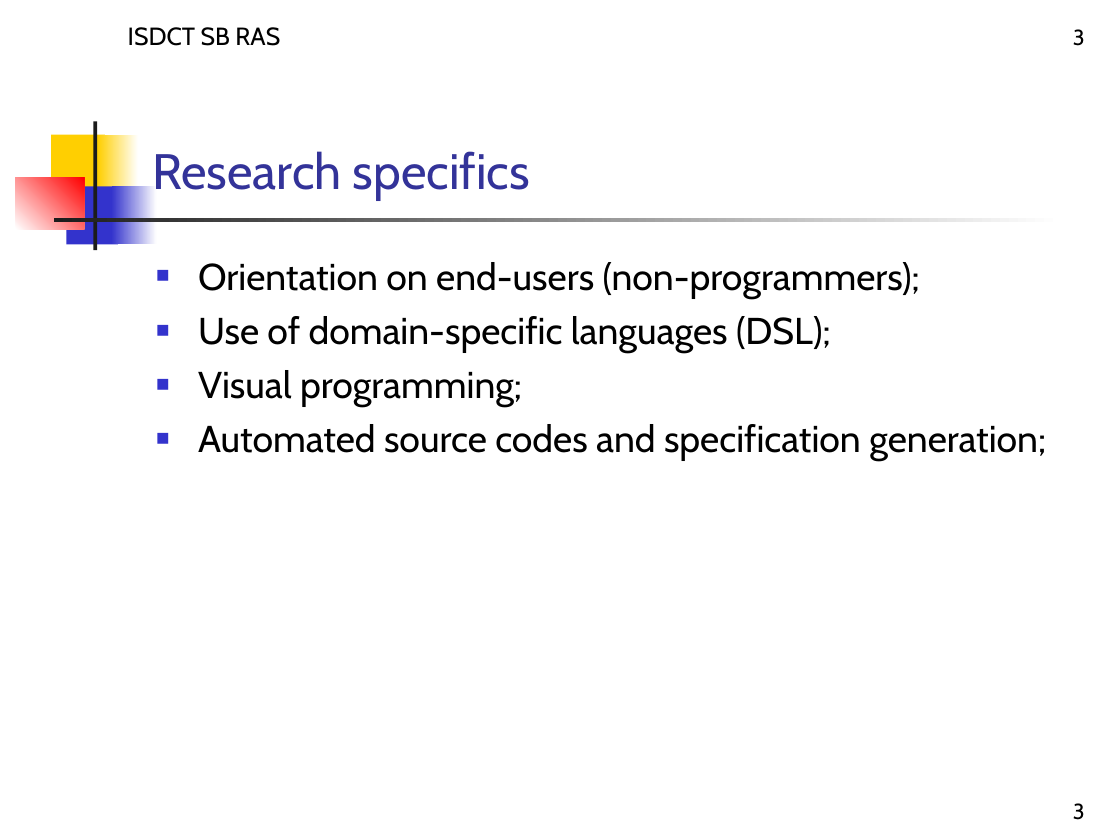
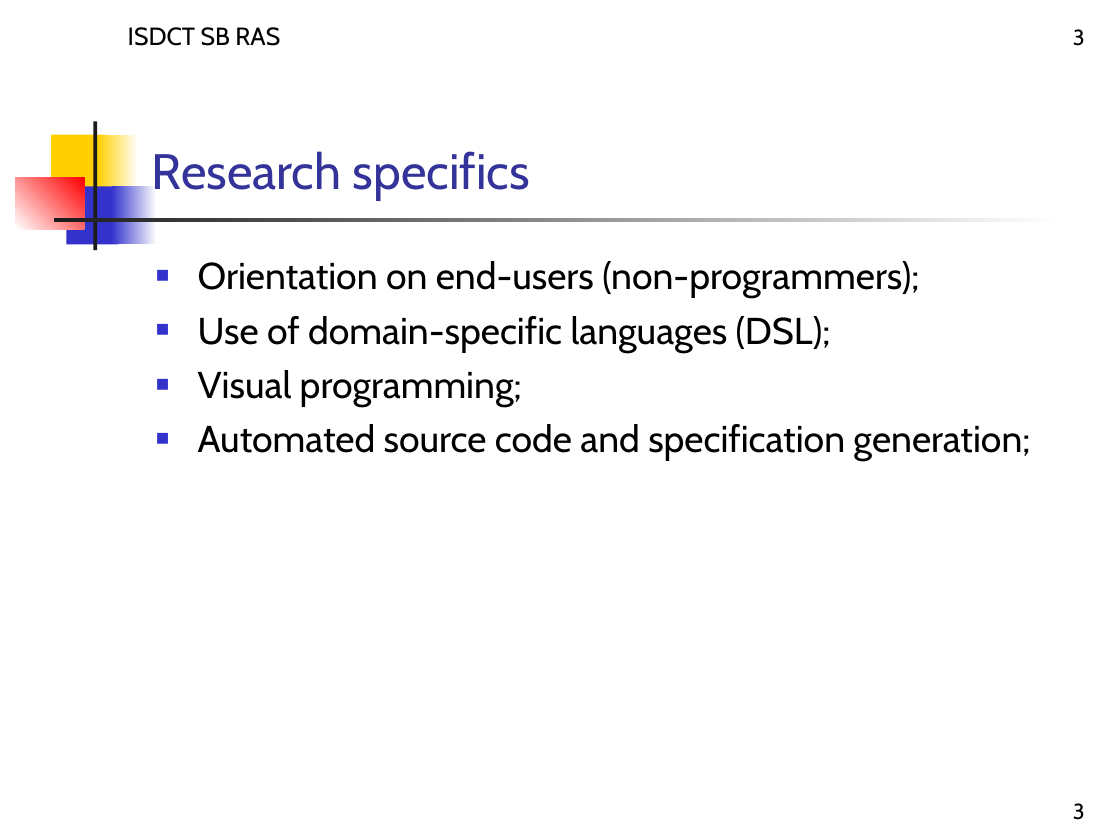
Before and after one commit to eugeneai/pres, a slide deck: slide 3 of china-travel/matter/Yurin - lab.4.2.ppt. Drawn at 1120x840 pixels with LibreOffice and Linux fonts; fonts in the diff are those of the drawing. Boxes give left, top, right and bottom in pixels: in the first picture for what was removed or moved away, otherwise in the second. Text is boxed around its words. In the diff, an @@ line names an element or a change of style, - is before the commit and + after.

```diff
--- a/china-travel/matter/Yurin - lab.4.2.ppt
+++ b/china-travel/matter/Yurin - lab.4.2.ppt
@@ text at box(198, 261, 919, 406): indent changed @@
@@ text at box(198, 424, 1030, 460): text changed @@
-■ Automated source codes and specification generation;
+■ Automated source code and specification generation;
```
Also in this commit, not shown: 9 other slides changed, 5 other files.
